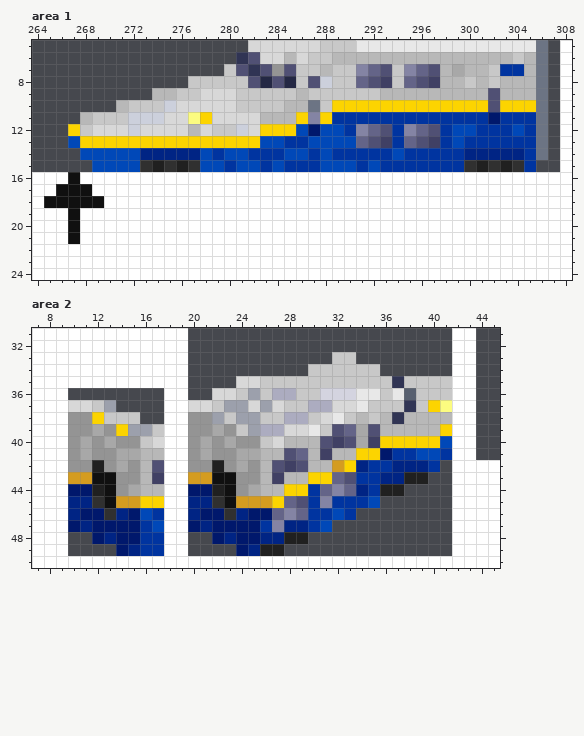
Pixel-art file -- src/trains/e4_series/gfx/e4_series.aseprite. The picture above is the old version.
309x240 pixels, 1 frame. Colours within 5 levels of each other are drawn and written as one. Shown: area 1: x 264..308, y 5..24; area 2: x 7..45, y 31..50. The commit also changed other parts of the picture, which this record leaves out.
Now the later version:
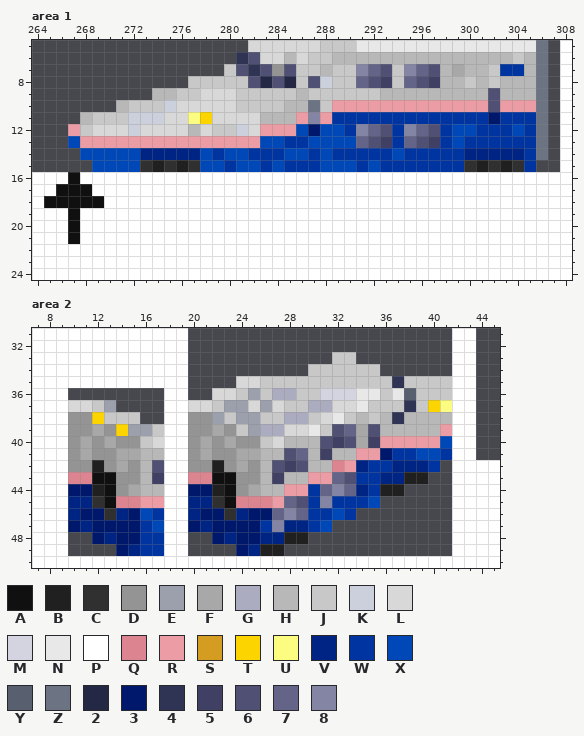
Palette (. is transparent): A #101010  B #202020  C #303030  D #949494  E #9ca0ac  F #a8a8a8  G #acacc0  H #b8b8b8  J #c8c8c8  K #ccd0dc  L #d8d8d8  M #d4d4e0  N #e8e8e8  P #ffffff  Q #dc8490  R #ec9ca4  S #d49c20  T #fcd400  U #fcfc80  V #002484  W #0034a0  X #0048b8  Y #586070  Z #6c7484  2 #242844  3 #00186c  4 #303454  5 #404064  6 #505074  7 #646488  8 #8484a4
Changes in this commit:
layer "Pink" now shown
--- area 1, layer "Pink"
@@ x 264..308 @@
  9 ..........HHJJLLLJJJJJHJJJJJJHHHHHHHHH6HHHZ.P
-10 .......HJJJKLLLLLJJJJHHZJTTTTTTTTTTTTT6TTTZ.P
-11 ....HJJJKKKLLUTLLLLHHHT8TWWWWWWWWWWWWW3WWWZ.P
-12 ...TJLLLKLLLLHLJJKLTTTX3XXW876W876WXXWWWXWZ.P
-13 ...XTTTTTTTTTTTTTTTXXWWXXXX765W765WXWWWWWWZ.P
+10 .......HJJJKLLLLLJJJJHHZJRRRRRRRRRRRRR6RRRZ.P
+11 ....HJJJKKKLLUTLLLLHHHR8RWWWWWWWWWWWWW3WWWZ.P
+12 ...RJLLLKLLLLHLJJKLRRRX3XXW876W876WXXWWWXWZ.P
+13 ...XRRRRRRRRRRRRRRRXXWWXXXX765W765WXWWWWWWZ.P
 14 ....XXXXXVVVVVXWXXWWWXXWXWWWWWXWWWWWVVVVVWZ.P
--- area 2, layer "Pink"
@@ x 7..45 @@
 38 PPPDDTJJJ..PPDDEJEEJJGGJLNJHJH4HHHHPP..
-39 PPPDDFDTEEJPPDDFDJEGGLLNJ67F6HHHHHTPP..
-40 PPPDFDFDDJLPPDFDFDDJLHHH656F5TTTTTXPP..
-41 PPPDFDDFFHHPPDFDDFFHH67H5HHTT3WWXXWPP..
-42 PPPDDBDFDH6PPDDBDFDH656HHSTVWWVVVW.PPPP
-43 PPPSSAADDH5PPSSAADDH5HHTT76WWVVBB..PPPP
-44 PPP33BADFHHPP33BADFHHTTW787VWBB....PPPP
-45 PPPVVCASSTTPPVVCASSST76W8WWWX......PPPP
+39 PPPDDFDTEEJPPDDFDJEGGLLNJ67F6HHHHHRPP..
+40 PPPDFDFDDJLPPDFDFDDJLHHH656F5RRRRRXPP..
+41 PPPDFDDFFHHPPDFDDFFHH67H5HHRR3WWXXWPP..
+42 PPPDDBDFDH6PPDDBDFDH656HHQRVWWVVVW.PPPP
+43 PPPQQAADDH5PPQQAADDH5HHRR76WWVVBB..PPPP
+44 PPP33BADFHHPP33BADFHHRRW787VWBB....PPPP
+45 PPPVVCAQQRRPPVVCAQQQR76W8WWWX......PPPP
 46 PPPV33CV3XWPPV33CV33787WWXW........PPPP
Where, in picture pixels (left, top, right, bottom), the same in both pictures:
changed: (68, 100, 536, 148)
changed: (68, 424, 452, 508)
